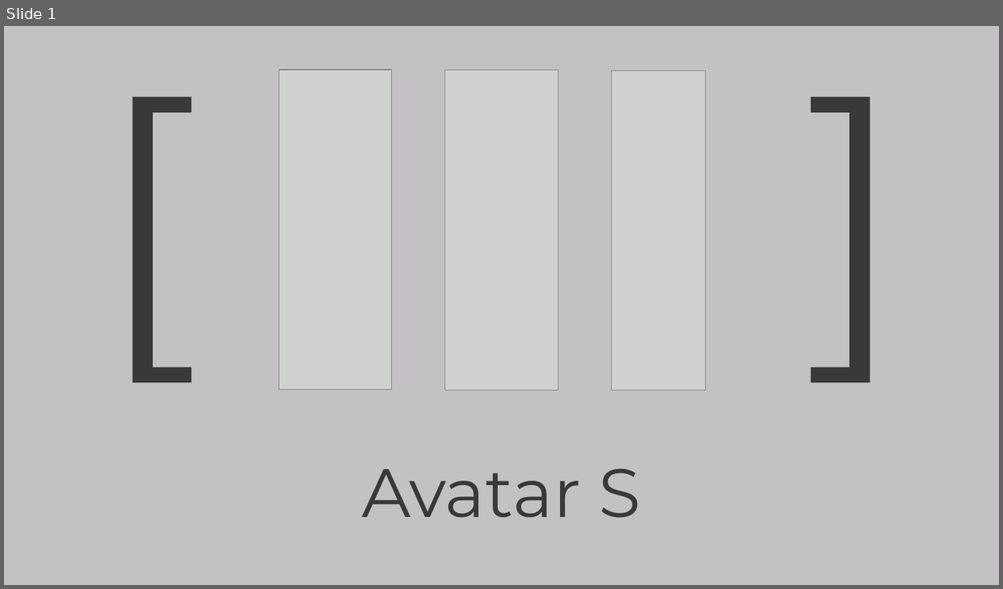
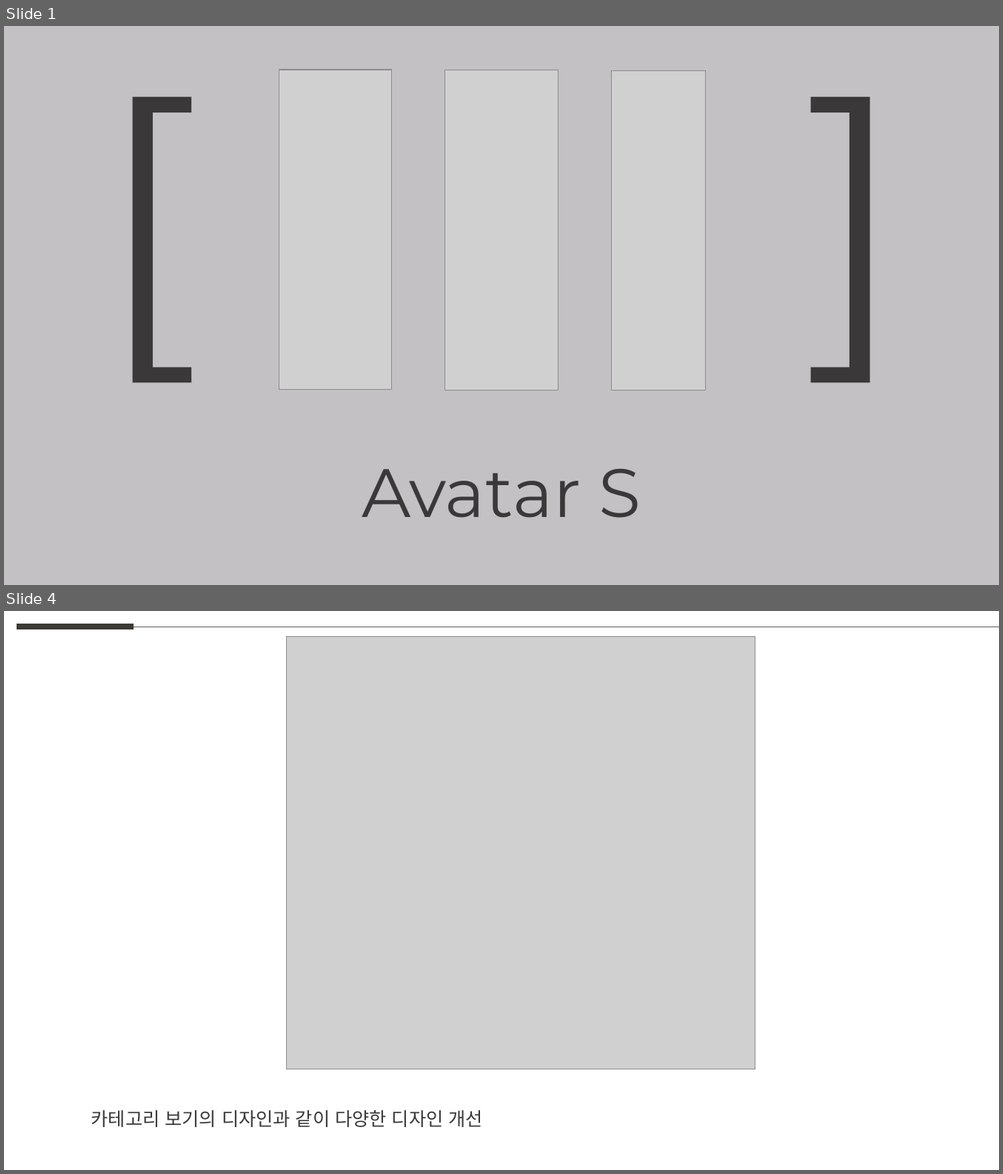
Before and after one commit to weaknessHero/Project_AvatarS, a slide deck: 발표자료/업데이트/LJHPPT.pptx. Shown one above the other, each under a label of ours: slide 1 before the commit, slides 1 and 4 after it; the slides between them are not shown. The pictures are 1003x589 and 1003x1174 pixels, drawn with LibreOffice and Linux fonts; fonts in the diff are those of the drawing; grey boxes stand for pictures. Boxes give left, top, right and bottom in pixels: in the first picture for what was removed or moved away, otherwise in the second. Text is boxed around its words. In the diff, an @@ line names an element or a change of style, - is before the commit and + after.

```diff
--- a/발표자료/업데이트/LJHPPT.pptx
+++ b/발표자료/업데이트/LJHPPT.pptx
@@ slide 4 added at bbox=[4, 611, 999, 1170], background #FFFFFF @@
@@ line added from (17, 627) to (134, 627), #3D3A35 6 pt @@
@@ line added from (134, 627) to (999, 627), #5F5F5D 0.5 pt @@
@@ picture added at bbox=[287, 636, 755, 1069] @@
@@ text added at bbox=[91, 1111, 483, 1128], 18 pt, text #3A3838 @@
+카테고리 보기의 디자인과 같이 다양한 디자인 개선
```
Also in this commit, not shown: 2 other slides added, 5 slides removed.
